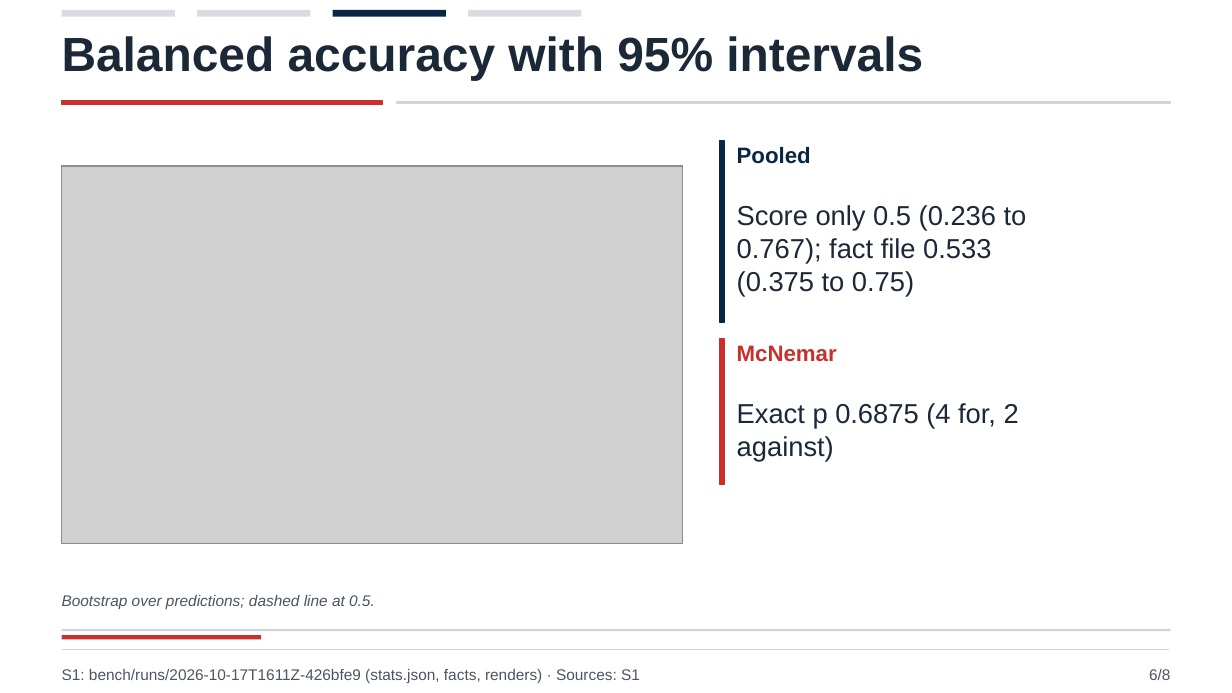
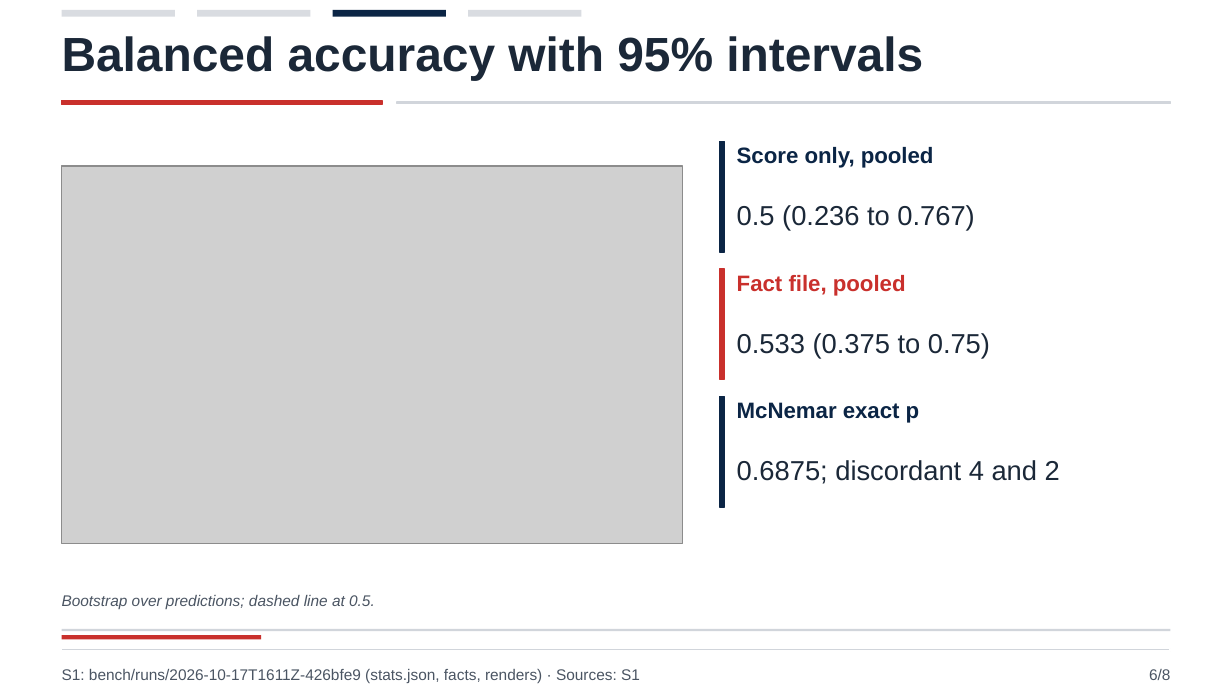
Before and after one commit to persistentepiphany/harness-hackathon, a slide deck: slide 6 of bench/runs/2026-10-17T1611Z-426bfe9/results/deck.pptx. Drawn at 1232x693 pixels with LibreOffice and Linux fonts; fonts in the diff are those of the drawing; grey boxes stand for pictures. Boxes give left, top, right and bottom in pixels: in the first picture for what was removed or moved away, otherwise in the second. Text is boxed around its words. In the diff, an @@ line names an element or a change of style, - is before the commit and + after.

```diff
--- a/bench/runs/2026-10-17T1611Z-426bfe9/results/deck.pptx
+++ b/bench/runs/2026-10-17T1611Z-426bfe9/results/deck.pptx
@@ rectangle: place and size @@
-rectangle at [719,142,724,322]
+rectangle at [719,142,724,253]
@@ text at [737,147,934,168]: text changed @@
-Pooled
+Score only, pooled
@@ text at [737,205,974,231]: text changed @@
-Score only 0.5 (0.236 to
-0.767); fact file 0.533
-(0.375 to 0.75)
+0.5 (0.236 to 0.767)
@@ rectangle: place and size @@
-rectangle at [719,339,724,484]
+rectangle at [719,269,724,379]
@@ text added at [737,275,906,296], 13 pt, text #C9302C, bold @@
+Fact file, pooled
@@ text added at [737,333,990,358], 16 pt, text #1B2838 @@
+0.533 (0.375 to 0.75)
@@ rectangle added at [719,397,724,508], fill #0B2545, outline #0B2545 1 pt @@
@@ text at [737,402,920,423]: text changed; text colour #C9302C to #0B2545 @@
-McNemar
+McNemar exact p
@@ text at [737,460,1060,484]: text changed @@
-Exact p 0.6875 (4 for, 2
-against)
+0.6875; discordant 4 and 2
```
Also in this commit, not shown: 5 other slides changed, 36 other files.
